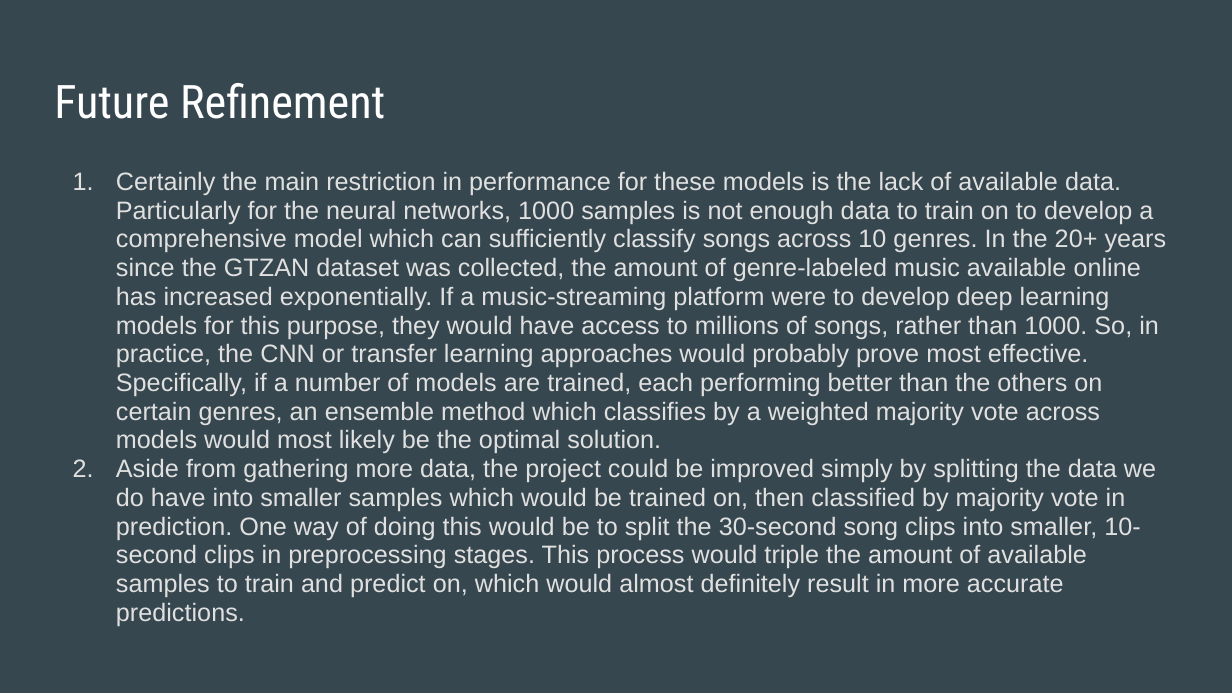
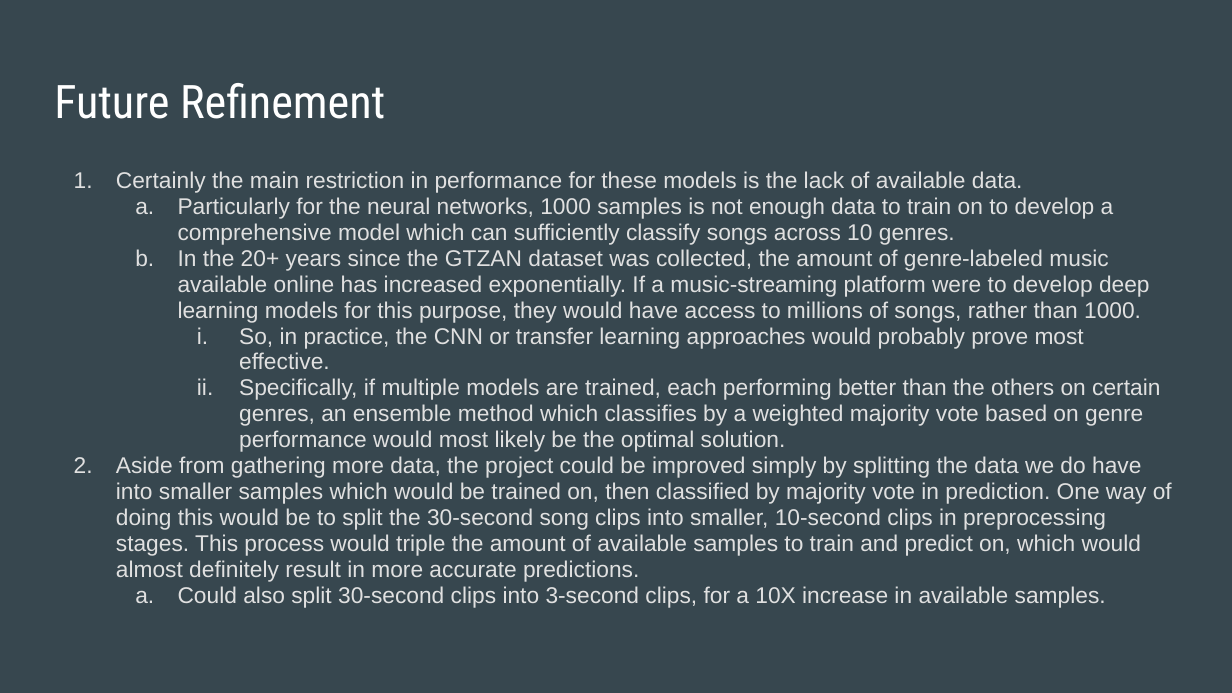
Before and after one commit to kstoudt/Springboard, a slide deck: slide 19 of Final_Capstone/Capstone_3_Slide_Deck.pptx. Drawn at 1232x693 pixels with LibreOffice and Linux fonts; fonts in the diff are those of the drawing. Boxes give left, top, right and bottom in pixels: in the first picture for what was removed or moved away, otherwise in the second. Text is boxed around its words. In the diff, an @@ line names an element or a change of style, - is before the commit and + after.

```diff
--- a/Final_Capstone/Capstone_3_Slide_Deck.pptx
+++ b/Final_Capstone/Capstone_3_Slide_Deck.pptx
@@ text at box(116, 171, 1160, 452): text changed; size 14.7 to 13.3 pt @@
-1. Certainly the main restriction in performance for these models is the lack of available data. Particularly for the neural networks, 1000 samples is not enough data to train on to develop a comprehensive model which can sufficiently classify songs across 10 genres. In the 20+ years since the GTZAN dataset was collected, the amount of genre-labeled music available online has increased exponentially. If a music-streaming platform were to develop deep learning models for this purpose, they would have access to millions of songs, rather than 1000. So, in practice, the CNN or transfer learning approaches would probably prove most effective. Specifically, if a number of models are trained, each performing better than the others on certain genres, an ensemble method which classifies by a weighted majority vote across models would most likely be the optimal solution.
+1. Certainly the main restriction in performance for these models is the lack of available data.
+  a. Particularly for the neural networks, 1000 samples is not enough data to train on to develop a comprehensive model which can sufficiently classify songs across 10 genres.
+  b. In the 20+ years since the GTZAN dataset was collected, the amount of genre-labeled music available online has increased exponentially. If a music-streaming platform were to develop deep learning models for this purpose, they would have access to millions of songs, rather than 1000.
+    i. So, in practice, the CNN or transfer learning approaches would probably prove most effective.
+    ii. Specifically, if multiple models are trained, each performing better than the others on certain genres, an ensemble method which classifies by a weighted majority vote based on genre performance would most likely be the optimal solution.
@@ text at box(116, 456, 1172, 582): size 14.7 to 13.3 pt in "Aside from gathering more data, the project ..."; indent changed @@
@@ text at box(178, 586, 1106, 608): paragraph added @@
+  a. Could also split 30-second clips into 3-second clips, for a 10X increase in available samples.
```
Also in this commit, not shown: 1 other slide changed.
